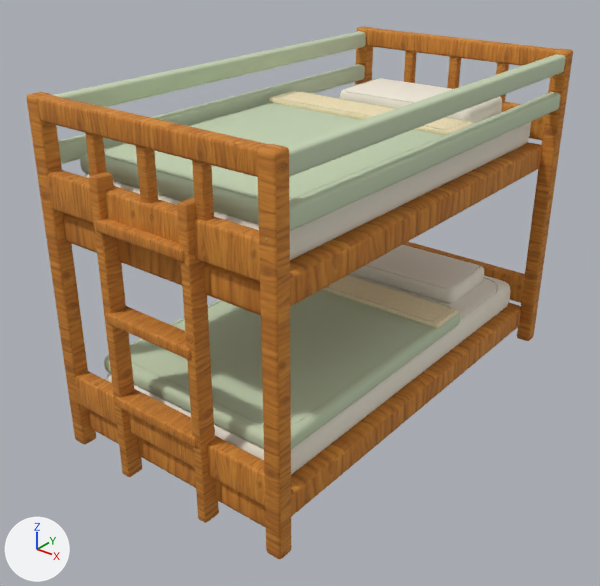
One commit to the glTF model public/models/furniture/low-kids-bunk.glb: the scene before it, then after it.
Camera for both pictures: a 50 mm lens placed at (1.98, -2.67, 2.09), pointed at (-0.03, -0.15, 0.52). The lights are fixed; the arrows at lower left show +X, +Y and +Z. The first picture is the older version.

Script lines for the objects in view, before the commit:
```python
mat_linen_textured = principled_material('linen-textured')
mat_linen_textured.texture = img_handpainted_cream_linen
mat_linen_textured.roughness = 0.98
mat_upholstery_textured = principled_material('upholstery-textured')
mat_upholstery_textured.base_color = (0.56, 0.65, 0.45)  # pale green #c5d3b3
mat_upholstery_textured.roughness = 0.98
mat_variant_surface = principled_material('variant-surface')
mat_variant_surface.base_color = (0.56, 0.65, 0.45)  # pale green #c5d3b3
mat_variant_surface.roughness = 0.94
mat_wood_honey_textured = principled_material('wood-honey-textured')
mat_wood_honey_textured.texture = img_handpainted_honey_oak
mat_wood_honey_textured.roughness = 0.82
me_cube_251 = bpy.data.meshes.new('Cube.251')
me_cube_251.from_pydata(...)  # 5988 vertices, 11532 faces; spans x -0.56..0.56, y -1.04..1.04, z 0.0..1.45
# faces by material slot: [4324, 752, 376, 376, 752, 4160, 592, 200]
me_cube_251.materials.append(mat_wood_honey_textured)  # picture img_handpainted_honey_oak
me_cube_251.materials.append(mat_warm_cream)  # pale yellow #f0e8d8
me_cube_251.materials.append(mat_upholstery_textured)  # pale green #c5d3b3
me_cube_251.materials.append(mat_linen_textured)  # picture img_handpainted_cream_linen
me_cube_251.materials.append(mat_variant_surface)  # pale green #c5d3b3
me_cube_251.materials.append(mat_tailored_tone_on_tone_stitch)  # grey #b5ba9e
me_cube_251.materials.append(mat_ceramic_fitting_detail)  # white #e7e8de
me_cube_251.materials.append(mat_joinery_aged_brass)  # brown #ac9365
ob_low_kids_bunk = bpy.data.objects.new('low-kids-bunk', me_cube_251)
ob_low_kids_bunk.location = (0.0, 0.0, 0.0)
```
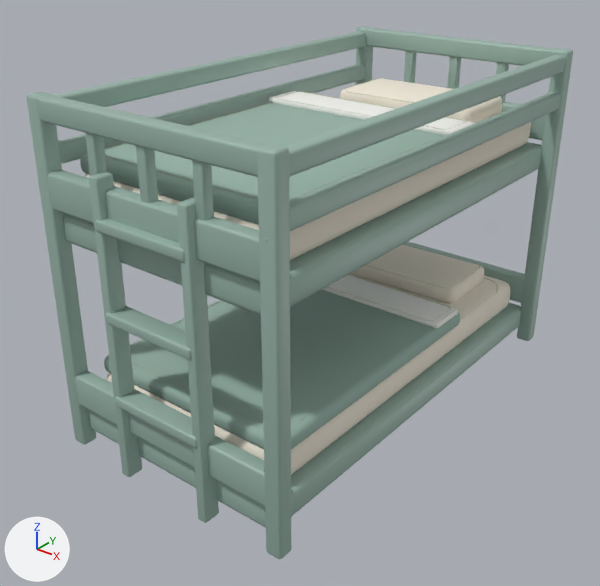
Where the change shows, as pixel boxes [x1, y1, x2, y2] in the pictures (600 x 586 px):
'low-kids-bunk', surface changed, recoloured (brown to grey): [26, 26, 573, 559] in both

The change in detail:
In material 'wood-honey-textured' (mat_wood_honey_textured), texture is no longer img_handpainted_honey_oak.
In material 'wood-honey-textured' (mat_wood_honey_textured), base_color is now set to (0.32, 0.46, 0.4), grey #99b5aa.
In material 'wood-honey-textured' (mat_wood_honey_textured), roughness goes from 0.82 to 0.47.
Material 'upholstery-textured' (mat_upholstery_textured) changes colour from pale green #c5d3b3 to grey #99b5aa; in linear values from (0.56, 0.65, 0.45) to (0.32, 0.46, 0.4).
In material 'linen-textured' (mat_linen_textured), texture is no longer img_handpainted_cream_linen.
In material 'linen-textured' (mat_linen_textured), base_color is now set to (0.9, 0.9, 0.86), white #f3f3ef.
In material 'linen-textured' (mat_linen_textured), roughness goes from 0.98 to 0.94.
Material 'variant-surface' (mat_variant_surface) changes colour from pale green #c5d3b3 to grey #99b5aa; in linear values from (0.56, 0.65, 0.45) to (0.32, 0.46, 0.4).
